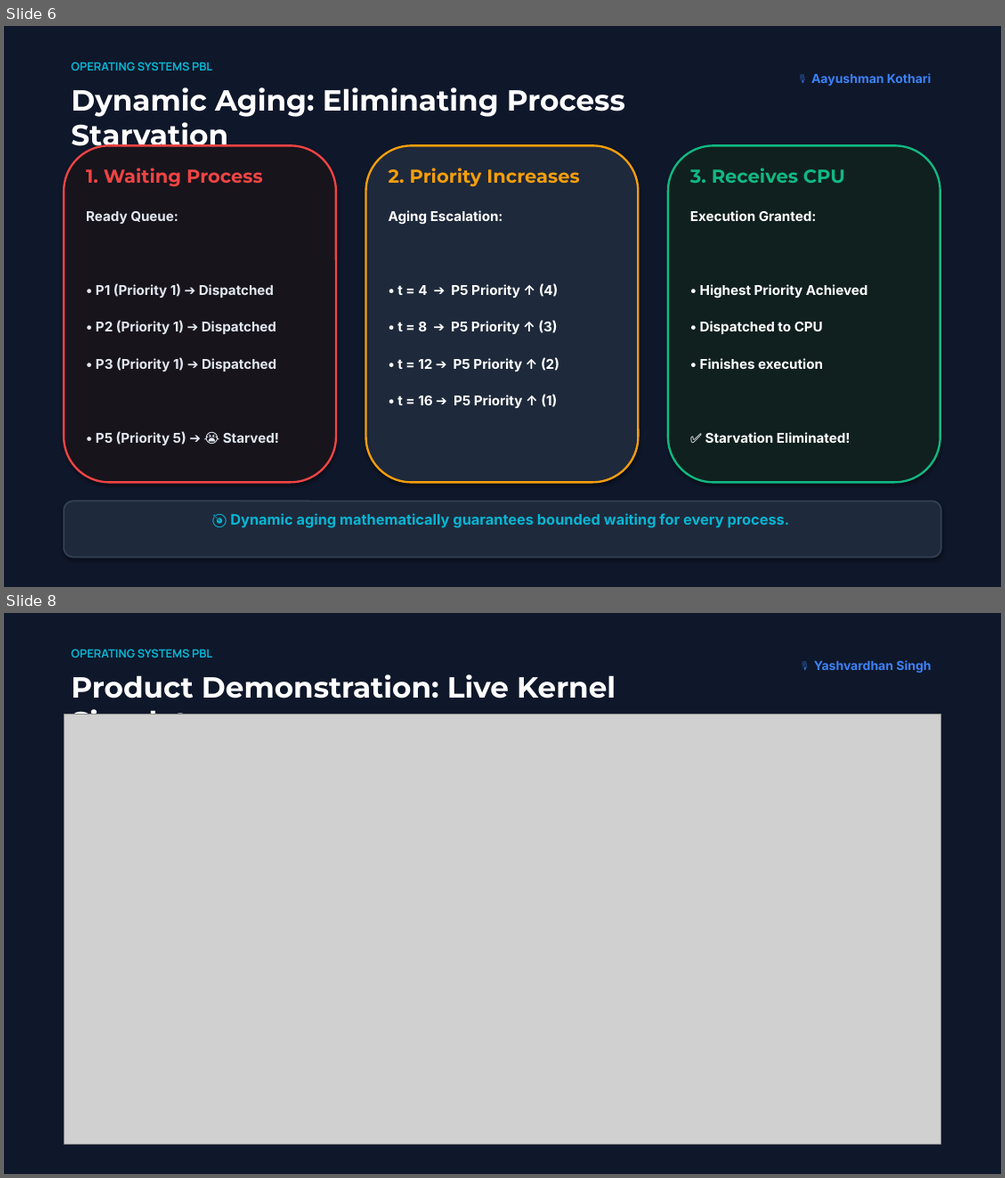
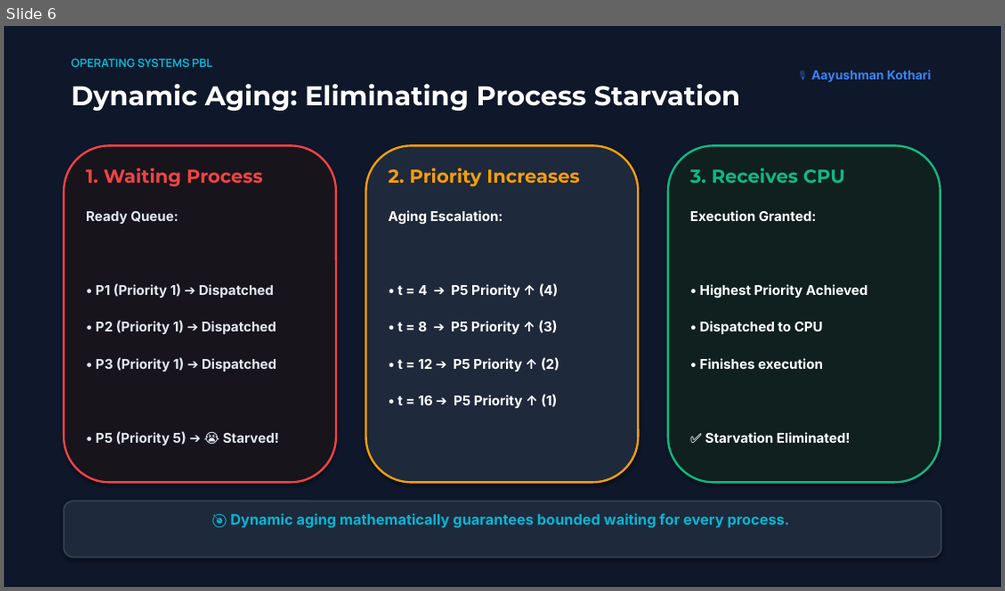
Before and after one commit to SPARSHsrihero1/OS-PBL-CPU-Scheduler, a slide deck: OS_PBL_Presentation_Deck.pptx. Shown one above the other, each under a label of ours: slides 6 and 8 before the commit, slide 6 after it; the slides between them are not shown. The pictures are 1005x1178 and 1005x591 pixels, drawn with LibreOffice and Linux fonts; fonts in the diff are those of the drawing; grey boxes stand for pictures. Boxes give left, top, right and bottom in pixels: in the first picture for what was removed or moved away, otherwise in the second. Text is boxed around its words. In the diff, an @@ line names an element or a change of style, - is before the commit and + after.

Commit message:
Make software screenshots the hero: embed real Streamlit UI, actual RM/EDF results, and real benchmark plots into PPTX

```diff
--- a/OS_PBL_Presentation_Deck.pptx
+++ b/OS_PBL_Presentation_Deck.pptx
@@ slide 8 removed at <box>4,613,1001,1174</box>, background #FFFFFF @@
@@ rectangle removed at <box>4,613,1001,1174</box> @@
@@ text removed at <box>71,649,212,657</box> @@
-OPERATING SYSTEMS PBL
@@ text removed at <box>814,660,930,673</box> @@
-🎙️ Yashvardhan Singh
@@ text removed at <box>71,674,615,714</box> @@
-Product Demonstration: Live Kernel Simulator
@@ picture removed at <box>64,714,941,1144</box> @@
@@ slide 6 changed as well @@
@@ text "OPERATING SYSTEMS PBL": place and size @@
-text "OPERATING SYSTEMS PBL" at <box>71,62,212,70</box>
+text "OPERATING SYSTEMS PBL" at <box>71,58,212,67</box>
@@ text "Dynamic Aging: Eliminating Process Starvation" at <box>71,84,740,111</box>: size 28 to 26 pt @@
@@ text "🎙️ Aayushman Kothari": place and size @@
-text "🎙️ Aayushman Kothari" at <box>811,73,931,86</box>
+text "🎙️ Aayushman Kothari" at <box>811,70,931,82</box>
```
Also in this commit, not shown: 6 other slides changed, 3 slides added, 2 other slides removed, 2 other files.
